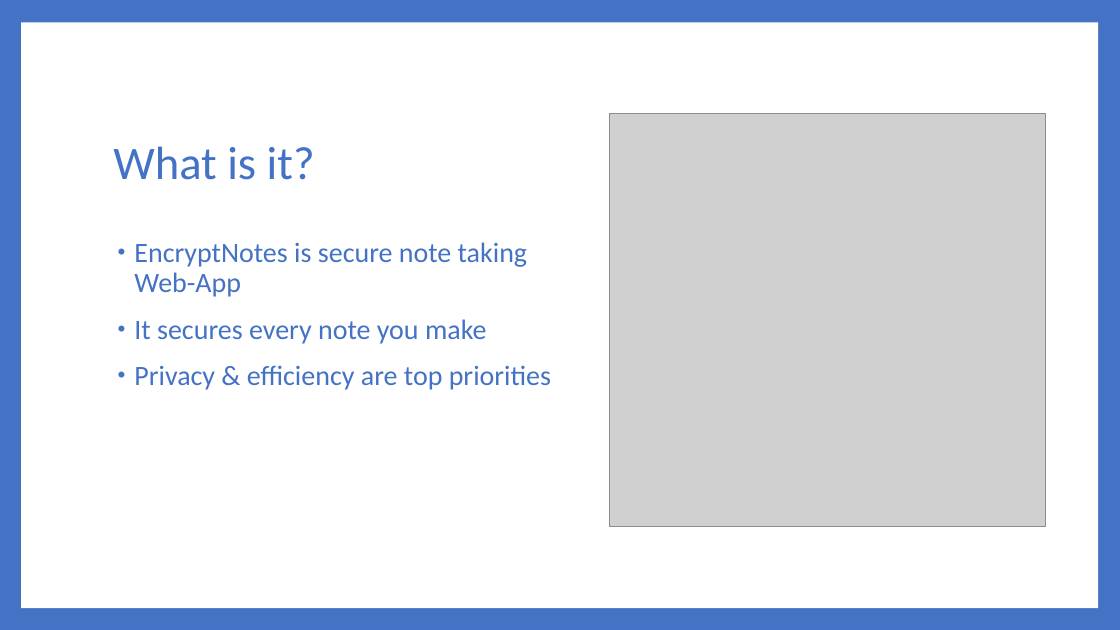
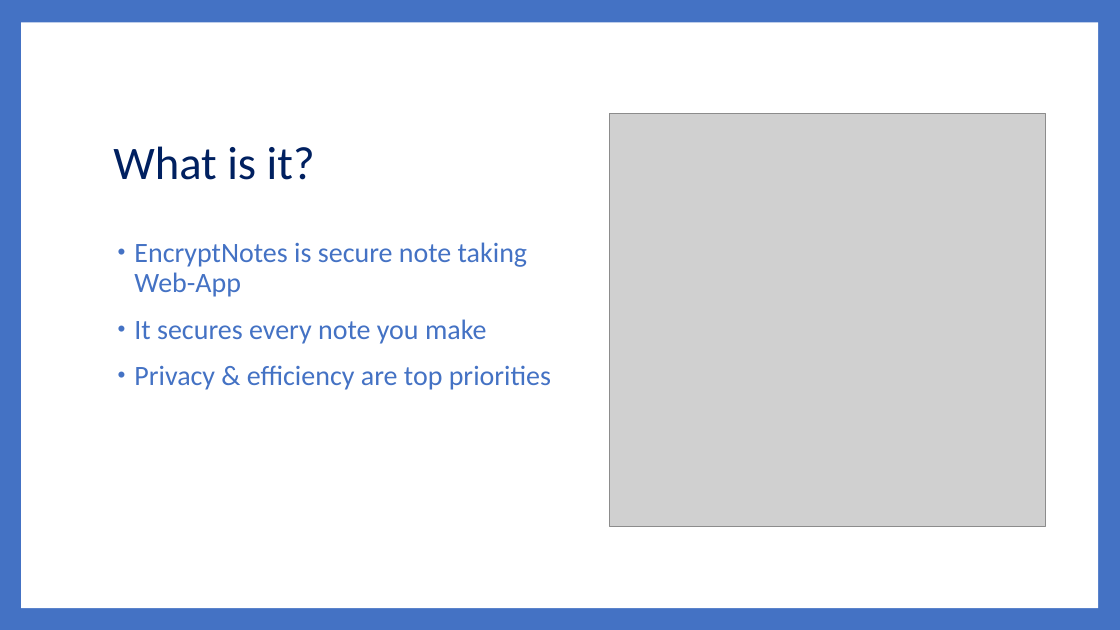
Before and after one commit to Dwaddle26/EncryptNotes, a slide deck: slide 2 of Phase 4 Documentation/Team_2_Presentation_4.pptx. Drawn at 1120x630 pixels with LibreOffice and Linux fonts; fonts in the diff are those of the drawing; grey boxes stand for pictures. Boxes give left, top, right and bottom in pixels: in the first picture for what was removed or moved away, otherwise in the second. Text is boxed around its words. In the diff, an @@ line names an element or a change of style, - is before the commit and + after.

```diff
--- a/Phase 4 Documentation/Team_2_Presentation_4.pptx
+++ b/Phase 4 Documentation/Team_2_Presentation_4.pptx
@@ title "What is it?" at [113,146,315,180]: text colour #4472C4 to #002060 @@
```
Also in this commit, not shown: 5 other slides changed, 3 other files.
